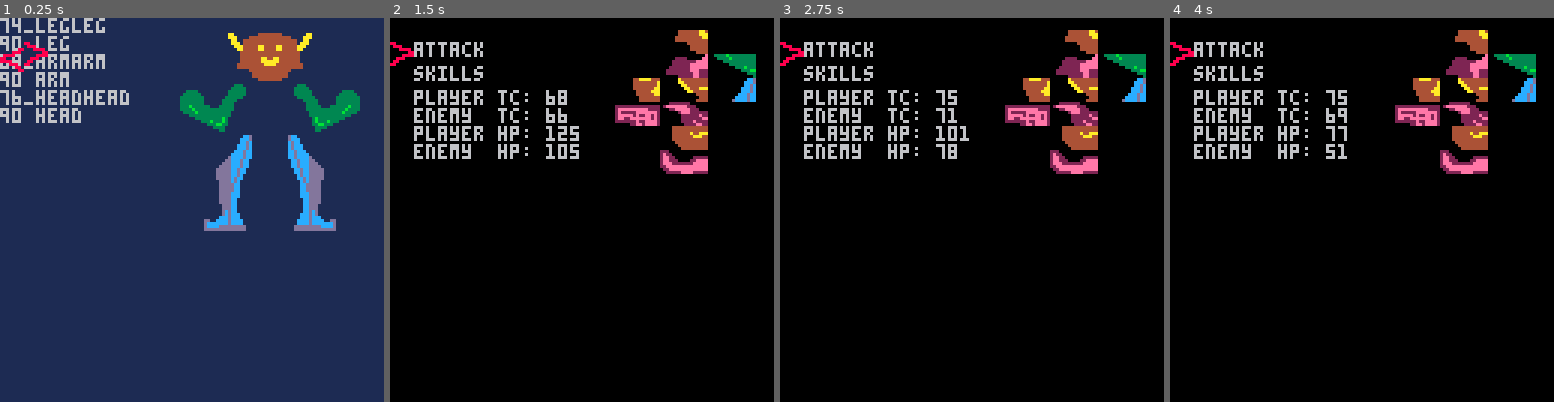
Above: before the commit, frames 1-4 (left to right).
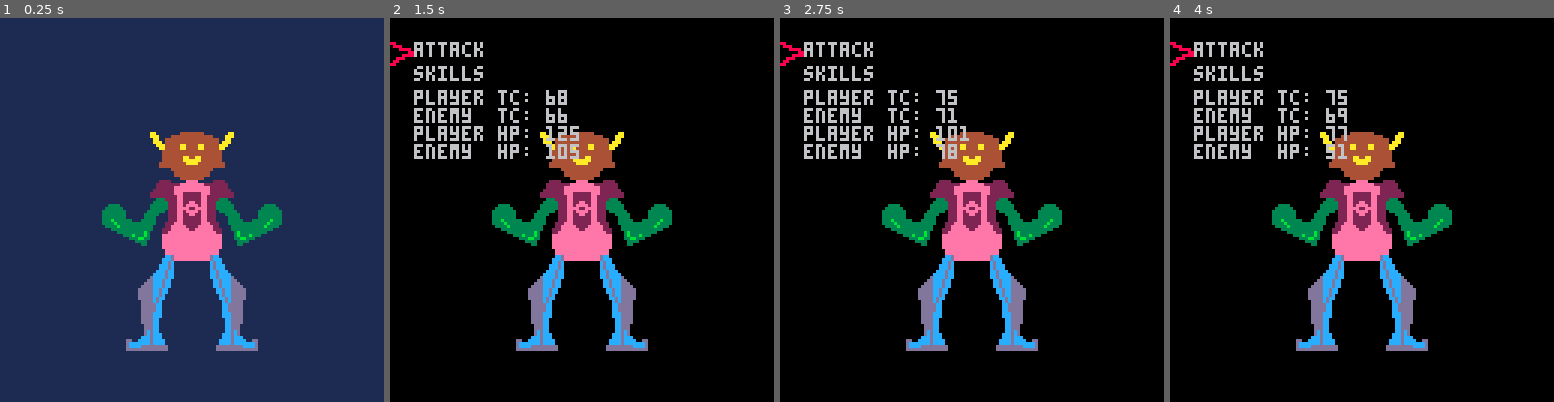
Above: after the commit, the same moments.

Repository: acmcpheron02/scra-p
Game: PICO-8 cartridge scra-p.p8
Same seed, same stepped clock (60 frames per second), same inputs: the game is played once before the commit and once after it.
Inputs:
- Up to frame 1 (0.25 s): no input
- Up to frame 2 (1.5 s): tap O (Z key) at 0.7 s
- Up to frame 3 (2.75 s): tap O (Z key) at 1.7, 2.1, 2.5 s; hold Up 2.15-2.42 s
- Up to frame 4 (4 s): tap O (Z key) at 2.9, 3.3, 3.7 s; hold Down 3.63-3.97 s

The runs differ from the first frame. In frame 1, 19% of the frame differs, in the area x 0-94%, y 0-87%; in frame 2, 14%; in frame 3, 14%; in frame 4, 14%.

Commit message:
Looks mostly functional, needs 1px height adjust on limbs

Diff:
--- a/parts.p8
+++ b/parts.p8
@@ -10,7 +10,7 @@
         joints = {
             head = { 15, 24 },
             arm = { 7, 31 },
-            leg = { 9, 50 }
+            legs = { 9, 50 }
         }
     },
     head1 = {
@@ -24,7 +24,7 @@
         anchor = { 87, 8 } --sprite sheet location
     },
     legs1 = {
-        slot = 'leg',
+        slot = 'legs',
         s_pos = { 64, 24, 16, 32 },
         anchor = { 79, 24 } --sprite sheet location
     }
@@ -45,13 +45,13 @@
 
     printh(#p_sp)
 
-    for i=1,#p_sp do
-        p_sp[i].px_off =  set_p_xoff(p_sp[i])
-        p_sp[i].py_off =  set_p_yoff(p_sp[i])
+    for key, value in pairs(p_sp) do
+        p_sp[key].px_off =  set_p_xoff(p_sp[key])
+        p_sp[key].py_off =  set_p_yoff(p_sp[key])
 
-        if i>1 then
-            p_sp[i].px_off += set_j_xoff(p_sp[1], p_sp[i].slot)
-            p_sp[i].py_off += set_j_yoff(p_sp[1], p_sp[i].slot)
+        if value.slot != "frame" then
+            p_sp[key].px_off += set_j_xoff(p_sp["frame"], p_sp[key].slot)
+            p_sp[key].py_off += set_j_yoff(p_sp["frame"], p_sp[key].slot)
         end
     end
 
@@ -91,20 +91,20 @@
 
 function p_spr(part, x, y, flipx)
     local p = part
-    local sl = p.slot
+    pq(p)
     if flipx == false then
         sspr(
             p.s_pos[1],
             p.s_pos[2],
             p.s_pos[3],
             p.s_pos[4],
-            x + set_p_xoff(p) + set_j_xoff(pdepot.frame1, sl),
-            y + set_p_yoff(p),
+            x + p.px_off,
+            y + p.py_off,
             p.s_pos[3],
             p.s_pos[4],
             flipx
         )
-        print(x + set_p_xoff(p) .. "_" .. p.slot .. sl)
+        -- print(x + set_p_xoff(p) .. "_" .. p.slot .. sl)
     end
     if flipx == true then
         --to understand 5th arg: (s_pos - anchor) = pixels away from top left corner. Results in negative number
@@ -116,12 +116,12 @@
             p.s_pos[2],
             p.s_pos[3],
             p.s_pos[4],
-            x - set_p_xoff(p) - set_j_xoff(pdepot.frame1, sl),
-            y + set_p_yoff(p),
+            x - p.px_off,
+            y + p.py_off,
             -p.s_pos[3],
             p.s_pos[4],
             false
         )
-        print(x + set_p_xoff(p) + p.s_pos[3] .. " " .. p.slot)
+        -- print(x + set_p_xoff(p) + p.s_pos[3] .. " " .. p.slot)
     end
 end
--- a/player.p8
+++ b/player.p8
@@ -68,15 +68,11 @@
 }
 
 function player:set_sprites()
-    pq(player.parts.larm)
     local p_sp = bake_sprites('frame1', 'head1', 'arm1', 'arm1', 'legs1')
-    pq(p_sp)
     for key, value in pairs(self.parts) do
         printh("reached "..key)
-        pq(p_sp[key])
         self.parts[key].spr = p_sp[key]
     end
-    pq(player.parts.larm)
 end
 
 function player:robo_update_stats()
@@ -103,10 +99,15 @@
 end
 
 function player:sprites()
+    printh("sprites func reached")
     local ps = self.parts
-    for k, v in pairs(ps) do
-        sspr(v.spri[1],v.spri[2],v.spri[3],v.spri[4],
-        v.r_pos[1] + self.pos[1],
-        v.r_pos[2] + self.pos[2])
+    x, y = 64,64
+    p_spr(ps.frame.spr, x, y, false)
+    p_spr(ps.frame.spr, x, y, true)
+    for key, value in pairs(ps) do
+        if key.slot != "frame" then
+            p_spr(ps[key].spr, x, y, false)
+            p_spr(ps[key].spr, x, y, true)
+        end
     end
 end
--- a/scra-p.p8
+++ b/scra-p.p8
@@ -40,26 +40,27 @@
 function title.state_draw()
     cls(1)
     --title_ui()
-    local frame = pdepot.frame1
-    local head = pdepot.head1
-    local larm = pdepot.arm1
-    local rarm = pdepot.arm1
-    local legs = pdepot.legs1
-    local posx = 90
-    local posy = 52
+    -- local frame = pdepot.frame1
+    -- local head = pdepot.head1
+    -- local larm = pdepot.arm1
+    -- local rarm = pdepot.arm1
+    -- local legs = pdepot.legs1
+    -- local posx = 90
+    -- local posy = 52
 
-    p_spr(legs, posx, 40, false)
-    p_spr(legs, posx, 40, true)
-    p_spr(larm, posx, 23, false)
-    p_spr(rarm, posx, 23, true)
-    --p_spr(frame, 94, 30, false)
-    --p_spr(frame, 94, 30, true)
-    p_spr(head, posx, 21, false)
-    p_spr(head, posx, 21, true)
+    -- p_spr(legs, posx, 40, false)
+    -- p_spr(legs, posx, 40, true)
+    -- p_spr(larm, posx, 23, false)
+    -- p_spr(rarm, posx, 23, true)
+    -- --p_spr(frame, 94, 30, false)
+    -- --p_spr(frame, 94, 30, true)
+    -- p_spr(head, posx, 21, false)
+    -- p_spr(head, posx, 21, true)
 
-    sspr(0,0,8,8,8,8,8,8,false)
-    sspr(0,0,8,8,8,10,-8,8,false)
+    -- sspr(0,0,8,8,8,8,8,8,false)
+    -- sspr(0,0,8,8,8,10,-8,8,false)
 
+    player:sprites()
 end
 
 --combat definitions--
